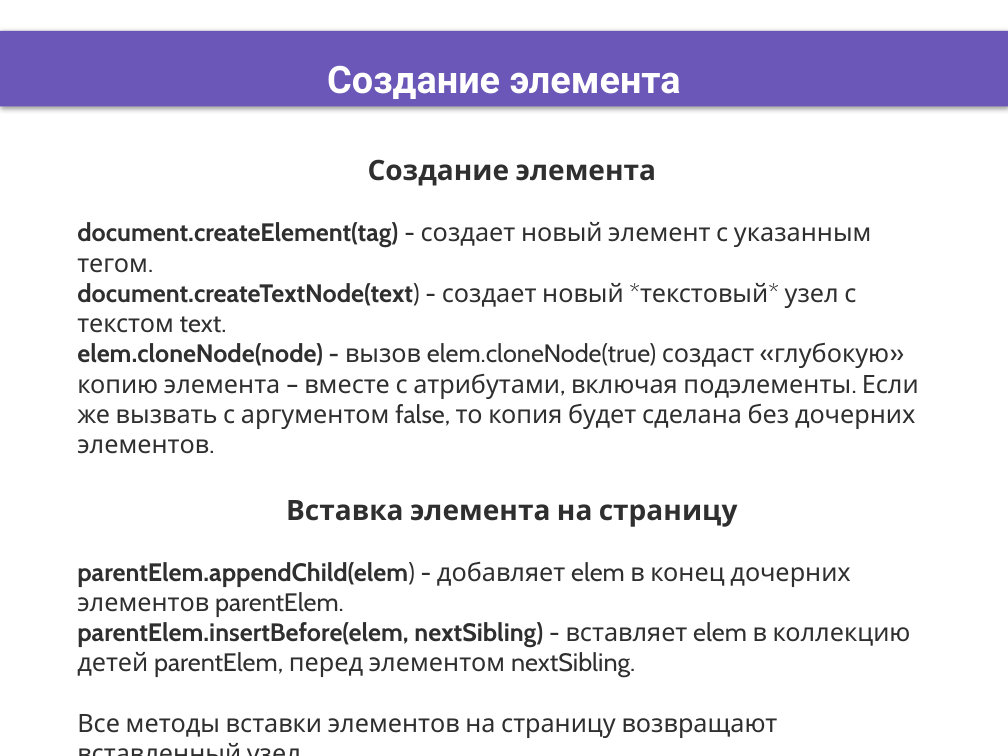
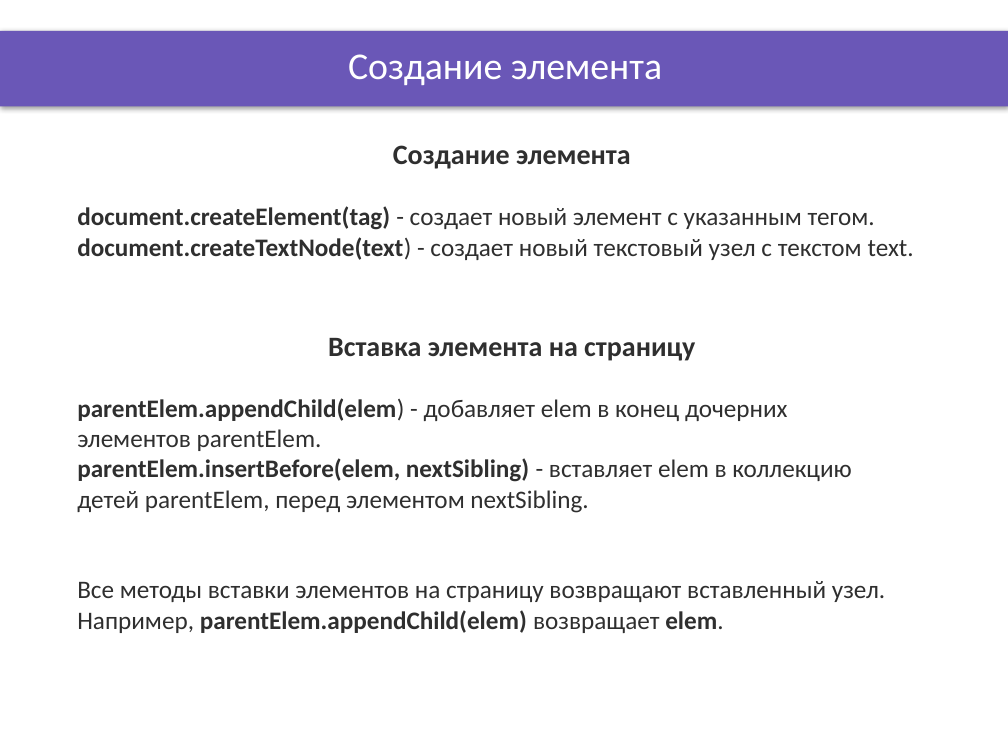
Before and after one commit to DinamickaDevelopment/Ignite-1, a slide deck: slide 2 of 001_JavaScript/007_lesson/Presentation/document_page_objects_2.pptx. Drawn at 1008x756 pixels with LibreOffice and Linux fonts; fonts in the diff are those of the drawing; background and template pictures are left out. Boxes give left, top, right and bottom in pixels: in the first picture for what was removed or moved away, otherwise in the second. Text is boxed around its words. In the diff, an @@ line names an element or a change of style, - is before the commit and + after.

```diff
--- a/001_JavaScript/007_lesson/Presentation/document_page_objects_2.pptx
+++ b/001_JavaScript/007_lesson/Presentation/document_page_objects_2.pptx
@@ title "Создание элемента": place and size @@
-title "Создание элемента" at [327, 65, 681, 99]
+title "Создание элемента" at [348, 54, 662, 85]
@@ title "Создание элемента" at [348, 54, 662, 85]: font Roboto to Calibri, bold off @@
@@ text "Создание элемента": place and size @@
-text "Создание элемента" at [77, 159, 919, 738]
+text "Создание элемента" at [77, 145, 914, 633]
@@ text at [77, 145, 885, 633]: font Cabin to Calibri in "Создание элемента", "document.createElement(tag) - создает новый элемент с указан ...", "Вставка элемента на страницу", "parentElem.appendChild(elem) - добавляет elem в конец дочерн ..." and 3 more places @@
@@ text at [77, 237, 914, 260]: text changed; font Cabin to Calibri @@
-document.createTextNode(text) - создает новый *текстовый* узел с текстом text.
-elem.cloneNode(node) - вызов elem.cloneNode(true) создаст «глубокую» копию элемента – вместе с атрибутами, включая подэлементы. Если же вызвать с аргументом false, то копия будет сделана без дочерних элементов.
+document.createTextNode(text) - создает новый текстовый узел с текстом text.
```
Also in this commit, not shown: 4 other slides changed, 9 other files.
